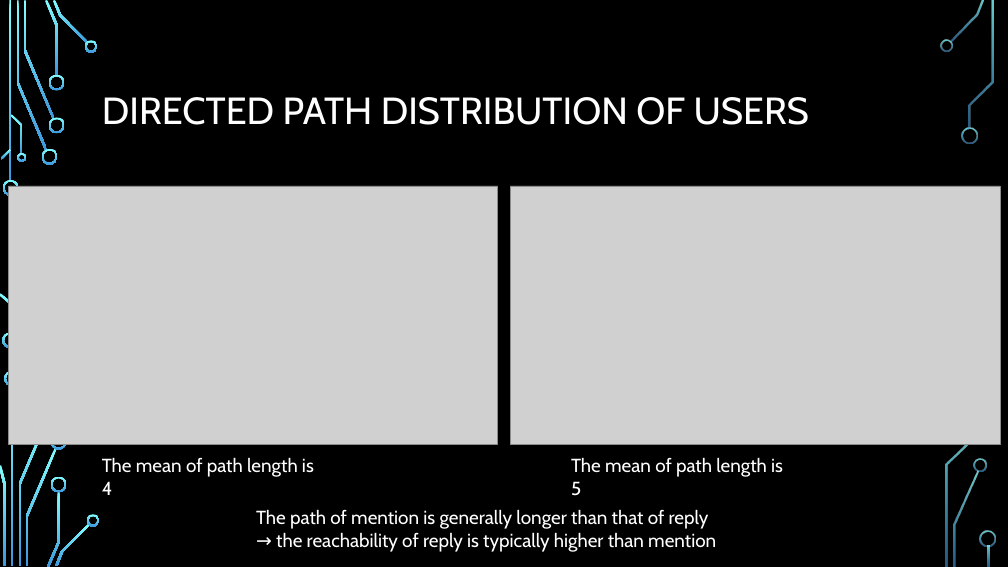
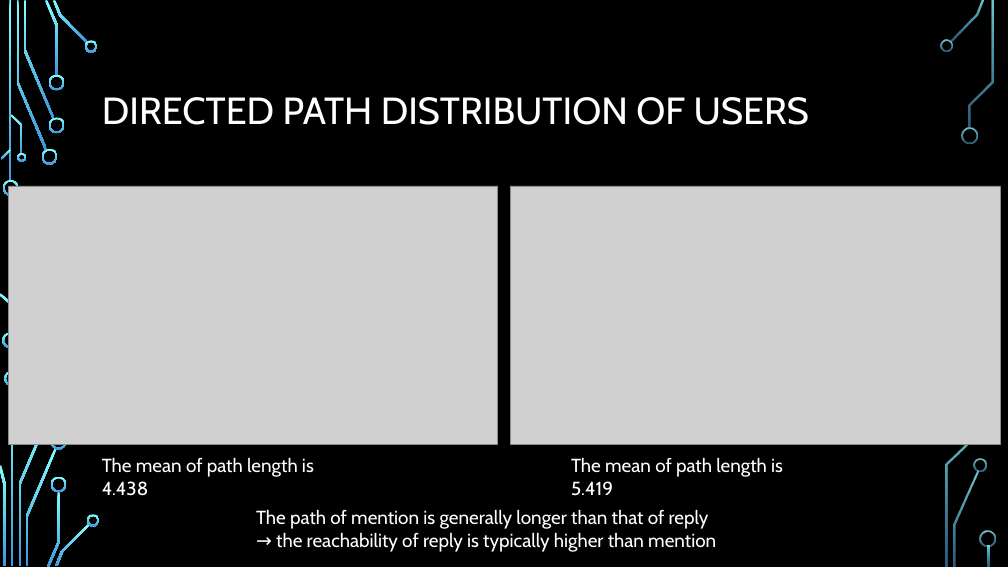
Before and after one commit to wtgme/Networks, a slide deck: slide 11 of Network analysis.pptx. Drawn at 1008x567 pixels with LibreOffice and Linux fonts; fonts in the diff are those of the drawing; grey boxes stand for pictures; background and template pictures are left out. Boxes give left, top, right and bottom in pixels: in the first picture for what was removed or moved away, otherwise in the second. Text is boxed around its words. In the diff, an @@ line names an element or a change of style, - is before the commit and + after.

```diff
--- a/Network analysis.pptx
+++ b/Network analysis.pptx
@@ text at bbox=[102, 457, 314, 496]: text changed @@
-The mean of path length is 4
+The mean of path length is 4.438
@@ text at bbox=[571, 457, 783, 496]: text changed @@
-The mean of path length is 5
+The mean of path length is 5.419
```
Also in this commit, not shown: 6 other files.
